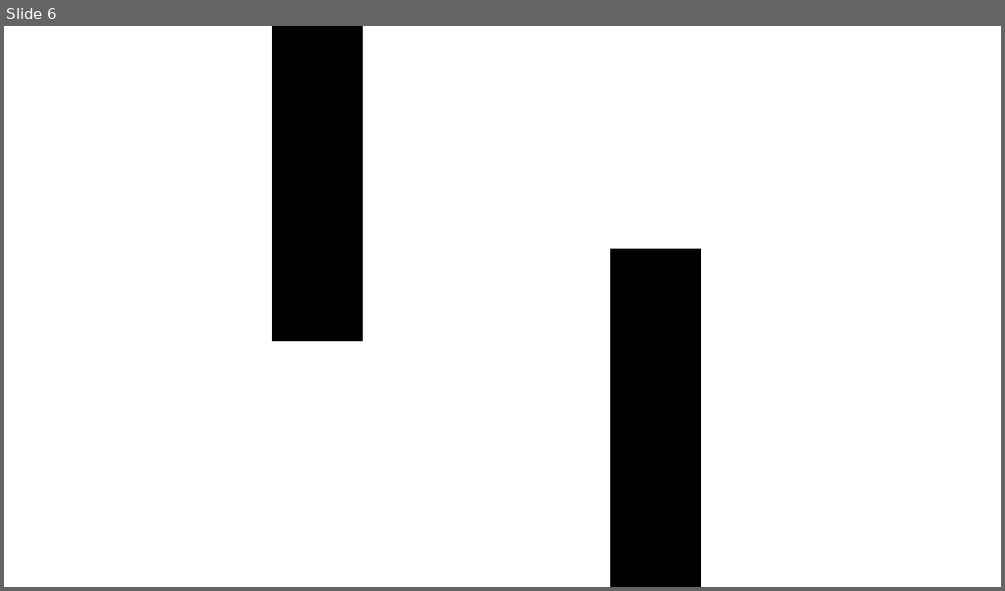
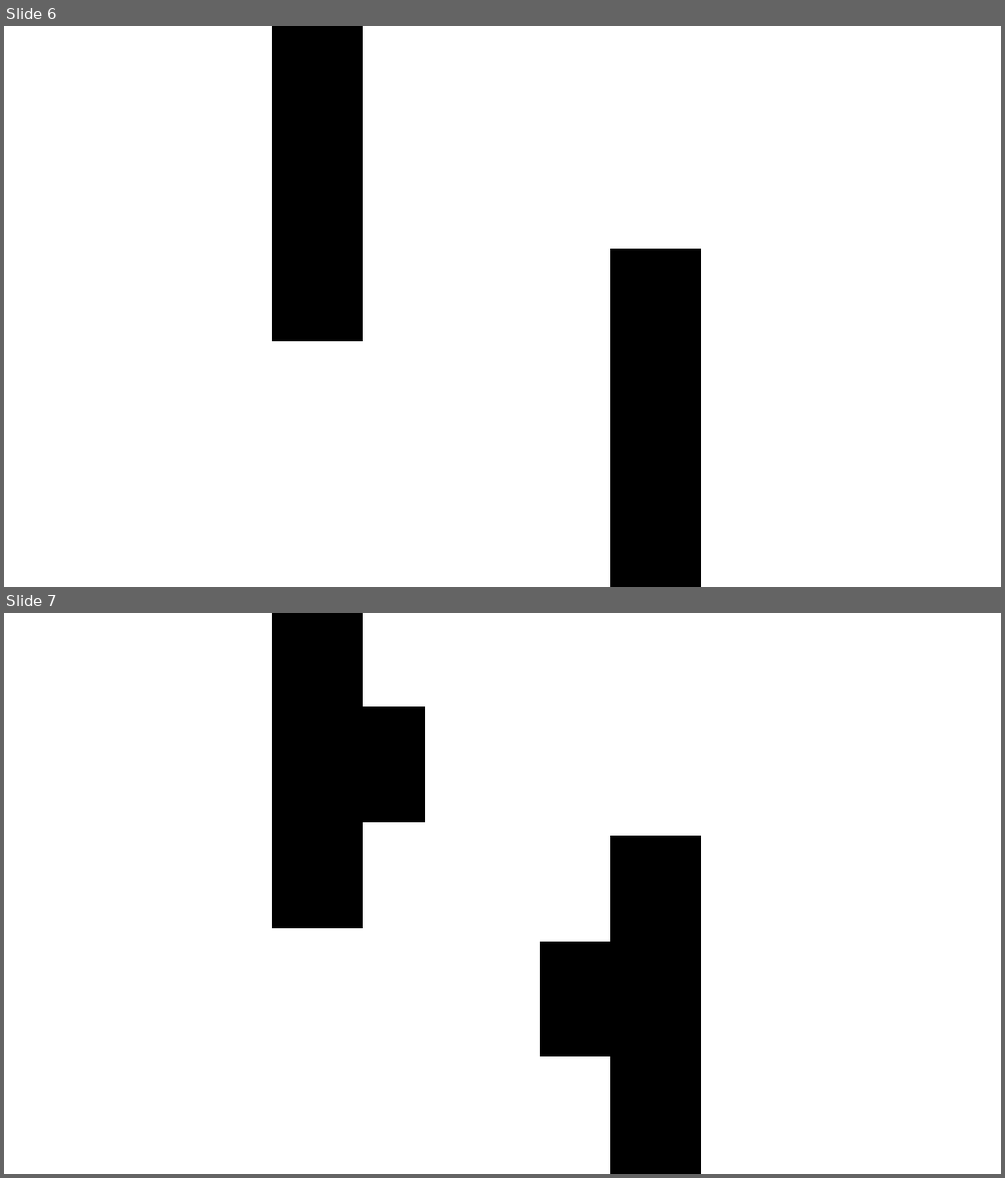
Before and after one commit to ZachChang1231/RLNavigation, a slide deck: envs/maps/map.pptx. Shown one above the other, each under a label of ours: slide 6 before the commit, slides 6 and 7 after it. The pictures are 1005x591 and 1005x1178 pixels, drawn with LibreOffice and Linux fonts; fonts in the diff are those of the drawing. Boxes give left, top, right and bottom in pixels: in the first picture for what was removed or moved away, otherwise in the second. Text is boxed around its words. In the diff, an @@ line names an element or a change of style, - is before the commit and + after.

```diff
--- a/envs/maps/map.pptx
+++ b/envs/maps/map.pptx
@@ slide 7 added at <box>4,613,1001,1174</box>, background #FFFFFF @@
@@ rectangle added at <box>273,613,362,928</box>, fill #000000, outline #000000 1 pt @@
@@ rectangle added at <box>334,707,424,821</box>, fill #000000, outline #000000 1 pt @@
@@ rectangle added at <box>610,836,700,1174</box>, fill #000000, outline #000000 1 pt @@
@@ rectangle added at <box>540,942,630,1056</box>, fill #000000, outline #000000 1 pt @@
```
Also in this commit, not shown: 1 slide changed, 2 other slides added, 9 other files.
